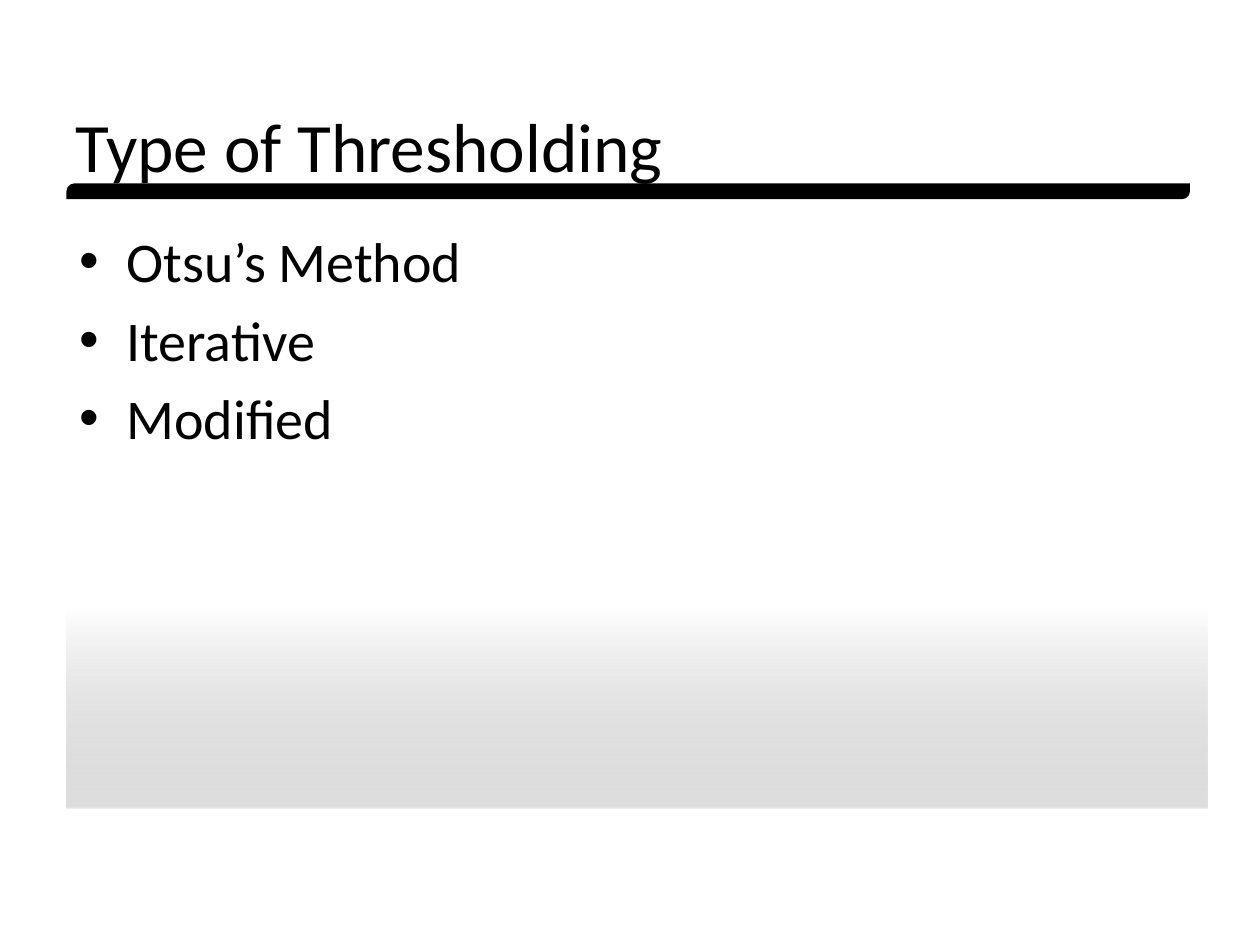
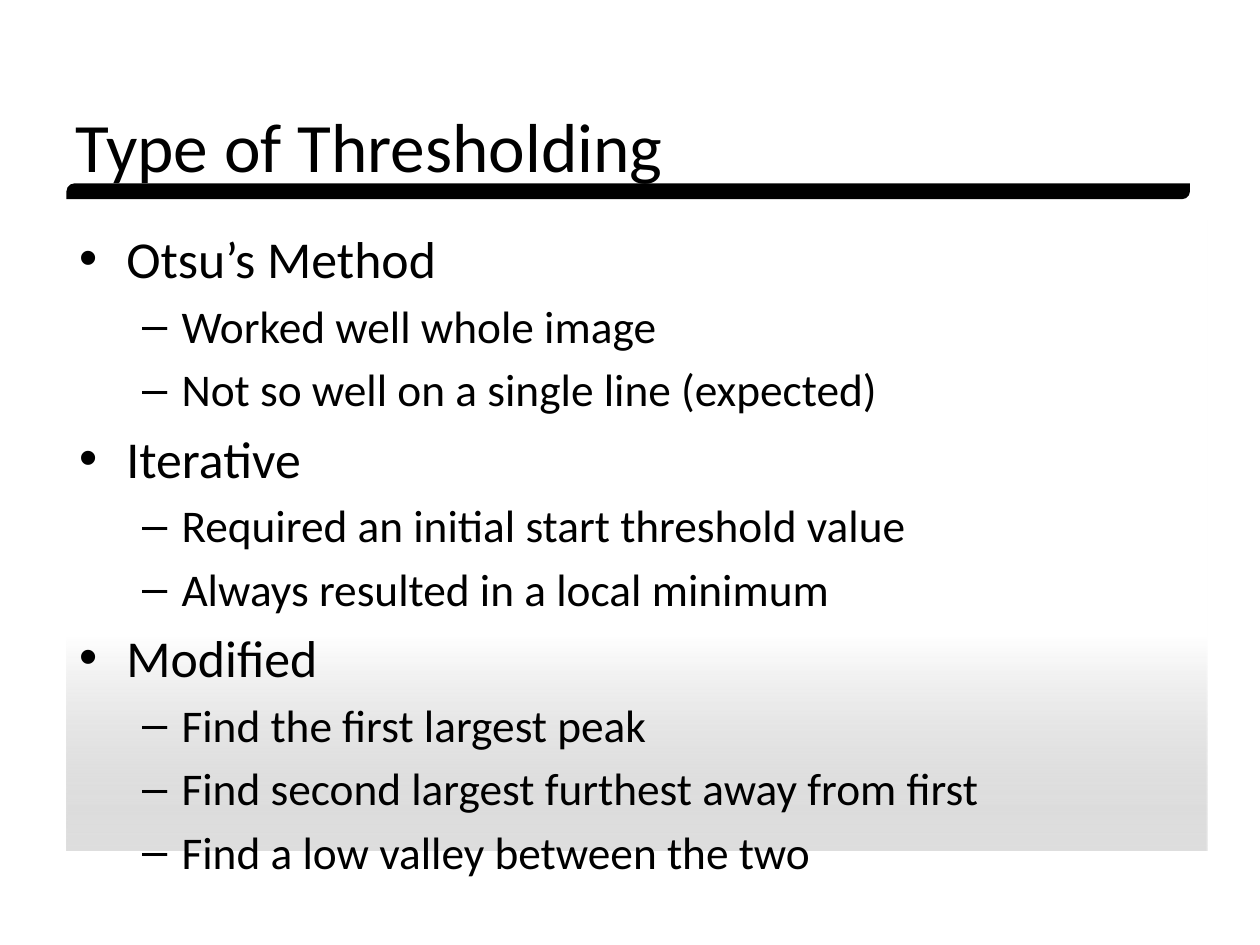
Before and after one commit to pintodragon/CS598MovieCatalog, a slide deck: slide 16 of src/docs/Presentation/Got Movie Presentation.pptx. Drawn at 1260x945 pixels with LibreOffice and Linux fonts; fonts in the diff are those of the drawing; background and template pictures are left out. Boxes give left, top, right and bottom in pixels: in the first picture for what was removed or moved away, otherwise in the second. Text is boxed around its words. In the diff, an @@ line names an element or a change of style, - is before the commit and + after.

```diff
--- a/src/docs/Presentation/Got Movie Presentation.pptx
+++ b/src/docs/Presentation/Got Movie Presentation.pptx
@@ text "Otsu’s Method": place and size @@
-text "Otsu’s Method" at (67, 220, 1208, 809)
+text "Otsu’s Method" at (67, 220, 1208, 850)
@@ text at (126, 241, 436, 678): size 32 to 29.6 pt in "Otsu’s Method", "Iterative", "Modified" @@
@@ text at (182, 311, 877, 414): paragraphs added @@
+  – Worked well whole image
+  – Not so well on a single line (expected)
@@ text at (182, 510, 905, 614): paragraphs added @@
+  – Required an initial start threshold value
+  – Always resulted in a local minimum
@@ text at (182, 710, 978, 870): paragraphs added @@
+  – Find the first largest peak
+  – Find second largest furthest away from first
+  – Find a low valley between the two
```
Also in this commit, not shown: 2 other files.
